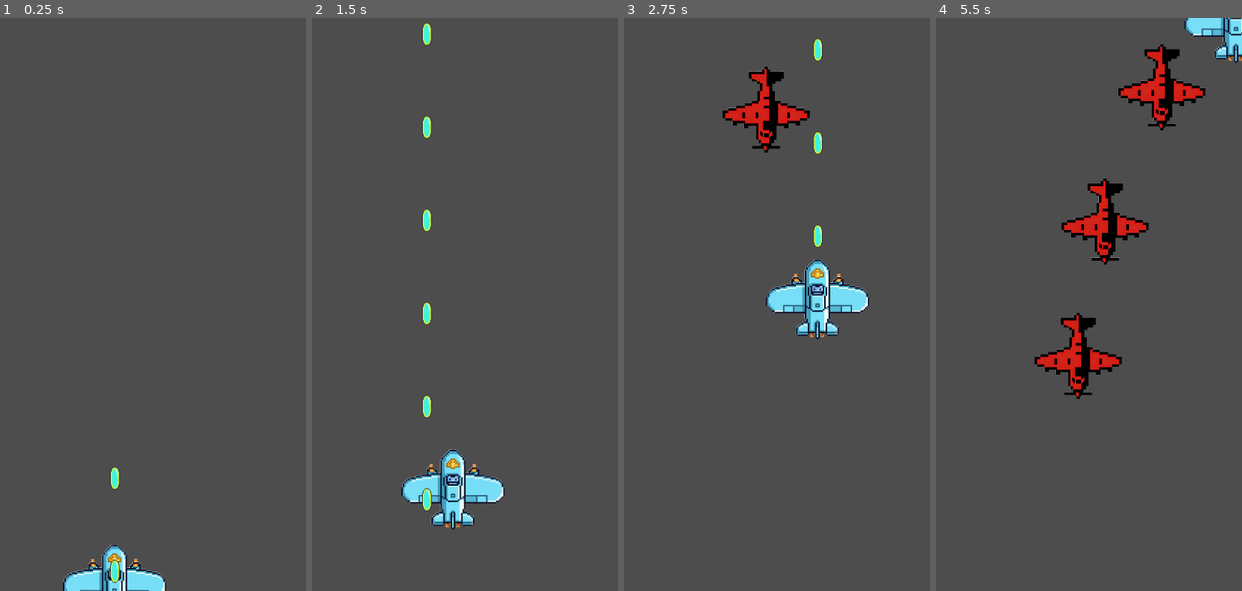
Above: before the commit, frames 1-4 (left to right).
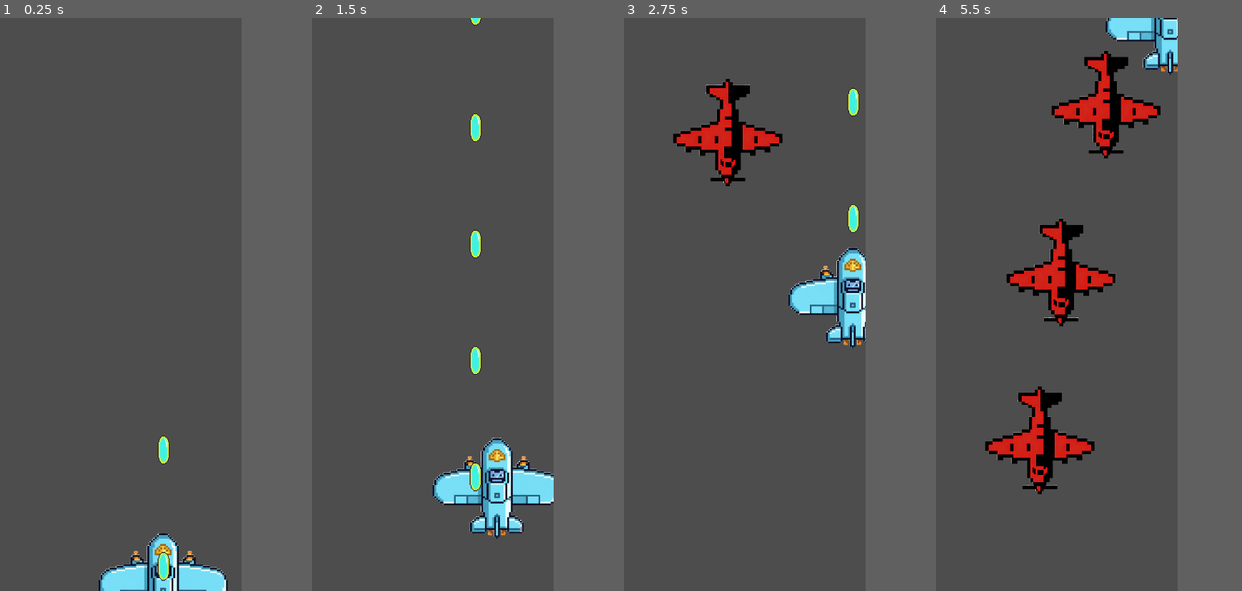
Above: after the commit, the same moments.

Repository: qingzhixing/plane-war
Game: Godot game, scene res://scenes/Main.tscn
Same seed, same stepped clock (60 frames per second), same inputs: the game is played once before the commit and once after it.
Inputs (mouse positions are in pixels of both pictures, inside the frame that each line leads up to):
- Up to frame 1 (0.25 s): no input
- Up to frame 2 (1.5 s): move the mouse to (510, 275) at 0.52 s; click (510, 275) at 0.67 s; drag from (348, 333) to (428, 46) at 1.27 s
- Up to frame 3 (2.75 s): move the mouse to (777, 178) at 2.02 s; click (777, 178) at 2.17 s
- Up to frame 4 (5.5 s): drag from (1030, 419) to (1128, 52) at 2.77 s; move the mouse to (1165, 390) at 3.52 s; click (1165, 390) at 3.67 s; drag from (outside the picture) to (991, 161) at 4.27 s; move the mouse to (1067, 304) at 5.02 s; click (1067, 304) at 5.17 s
The window is 540x800 before the commit and 450x800 after it. Grey fills any space a smaller window leaves; there, only what the larger window draws over its background counts as a difference.

The runs differ from the first frame. In frame 1, 3.2% of the frame differs, in the area x 20-75%, y 72-100%; in frame 2, 5.7%; in frame 3, 7.5%; in frame 4, 14%, in the area x 16-100%, y 0-84%.

Commit message:
🔧 CHORE: 同步工程配置与清理临时文件
Made-with: Cursor

Diff:
--- a/project.godot
+++ b/project.godot
@@ -17,8 +17,9 @@
 
 [display]
 
-window/size/viewport_width=1080
-window/size/viewport_height=1920
+window/size/viewport_width=720
+window/size/viewport_height=1280
+window/size/resizable=false
 
 [dotnet]
 
Not shown, added: scripts/hud.gd.uid
Not shown, changed: docs/gdd/sections/08_ui_ux.md
Not shown, removed: scenes/Main.tscn981662032.tmp
